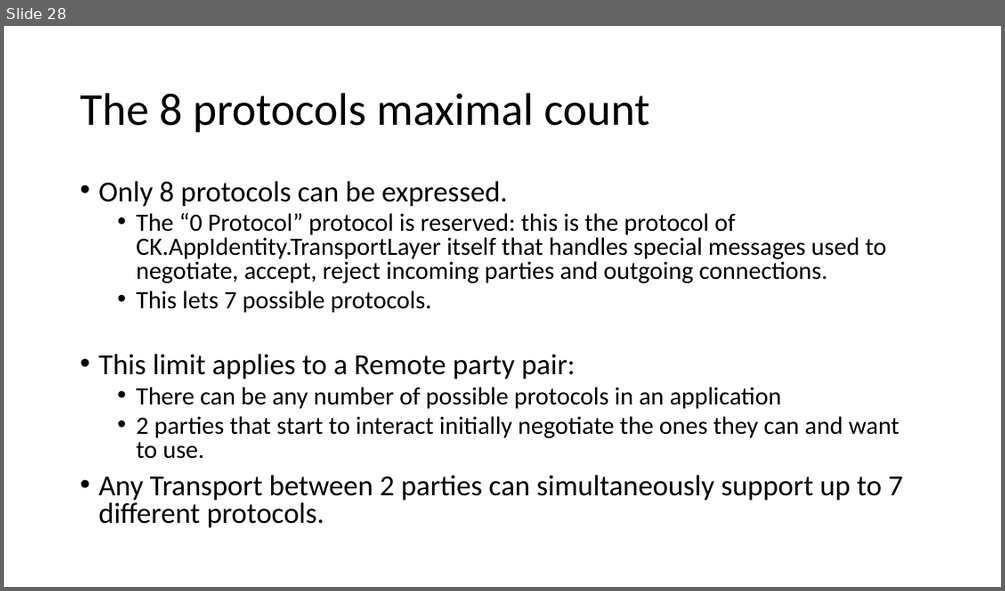
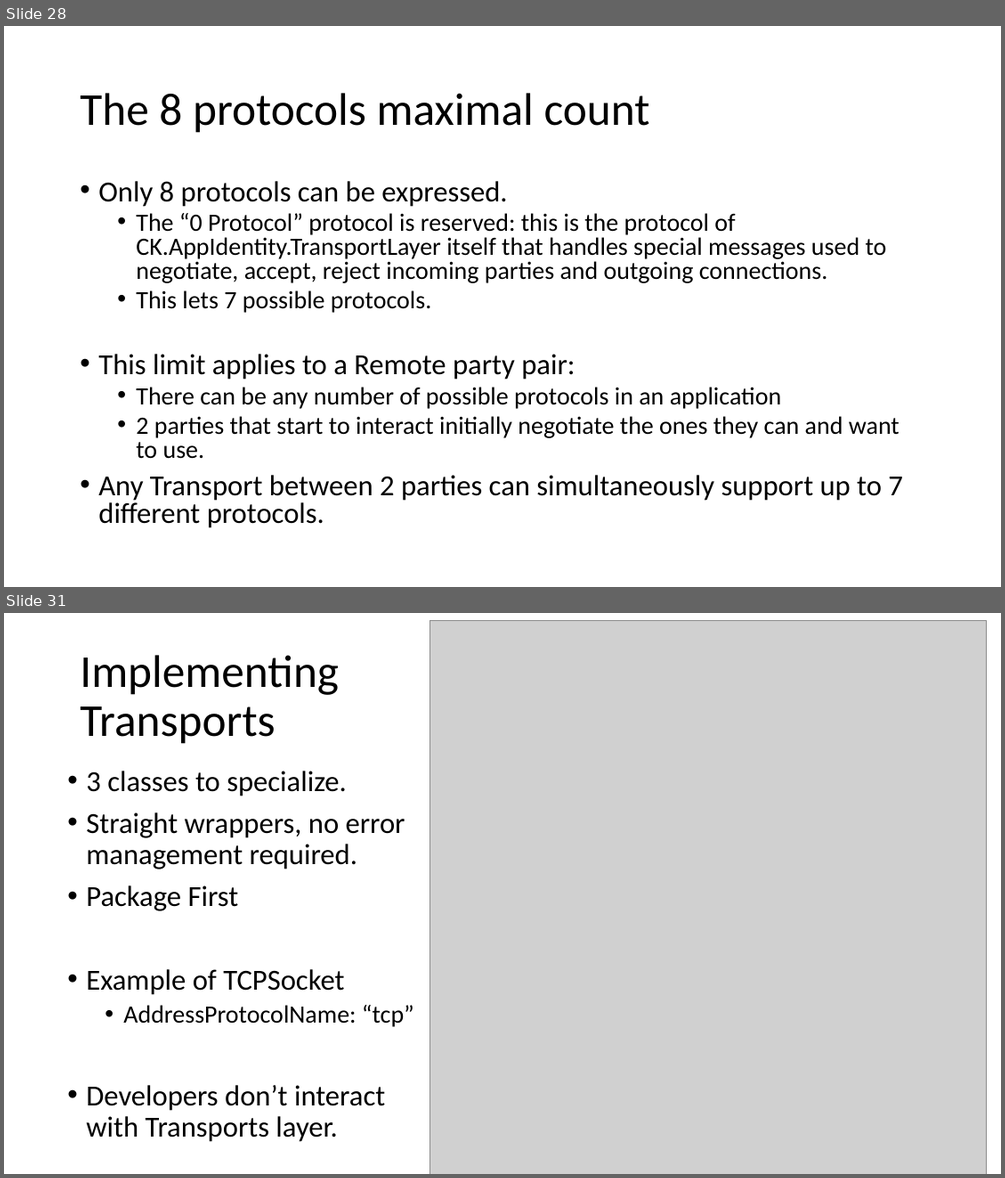
Before and after one commit to signature-opensource/CK-AppIdentity-Transport, a slide deck: Doc/CK-AppIdentity.pptx. Shown one above the other, each under a label of ours: slide 28 before the commit, slides 28 and 31 after it; the slides between them are not shown. The pictures are 1005x591 and 1005x1178 pixels, drawn with LibreOffice and Linux fonts; fonts in the diff are those of the drawing; grey boxes stand for pictures. Boxes give left, top, right and bottom in pixels: in the first picture for what was removed or moved away, otherwise in the second. Text is boxed around its words. In the diff, an @@ line names an element or a change of style, - is before the commit and + after.

Commit message:
All transport type can have a default listening address.
Changed my mind... :)

```diff
--- a/Doc/CK-AppIdentity.pptx
+++ b/Doc/CK-AppIdentity.pptx
@@ slide 31 added at bbox=[4, 613, 1001, 1174], background #FFFFFF @@
@@ picture added at bbox=[429, 620, 987, 1174] @@
@@ title added at bbox=[80, 655, 339, 744], 44 pt, text #000000 @@
+Implementing
+Transports
@@ text added at bbox=[86, 771, 414, 1142], 28 pt, text #000000 @@
+• 3 classes to specialize.
+• Straight wrappers, no error management required.
+• Package First
+• Example of TCPSocket
+  • AddressProtocolName: “tcp”
+• Developers don’t interact with Transports layer.
```
Also in this commit, not shown: 2 other slides added, 1 slide removed, 6 other files.
